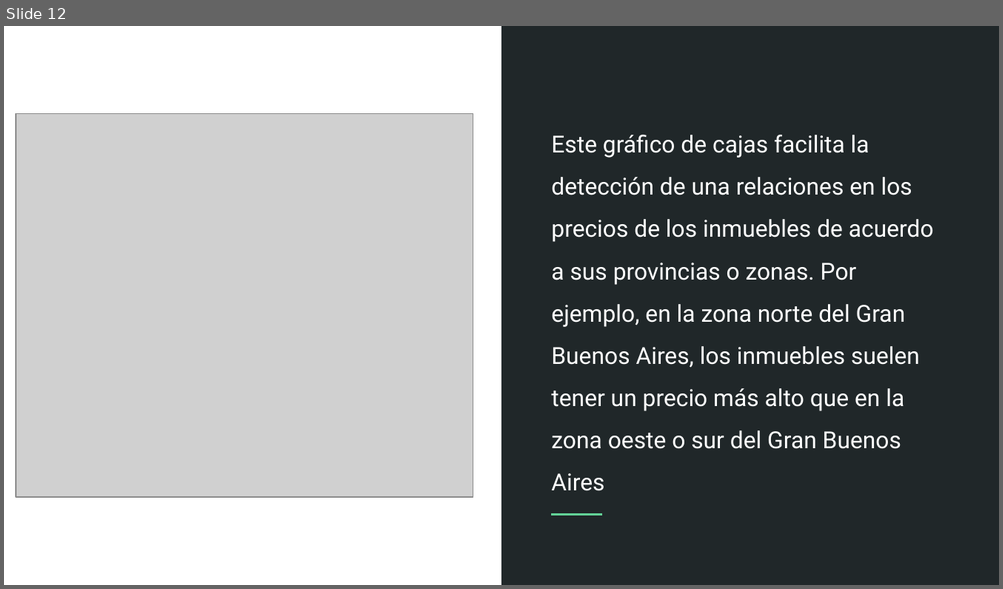
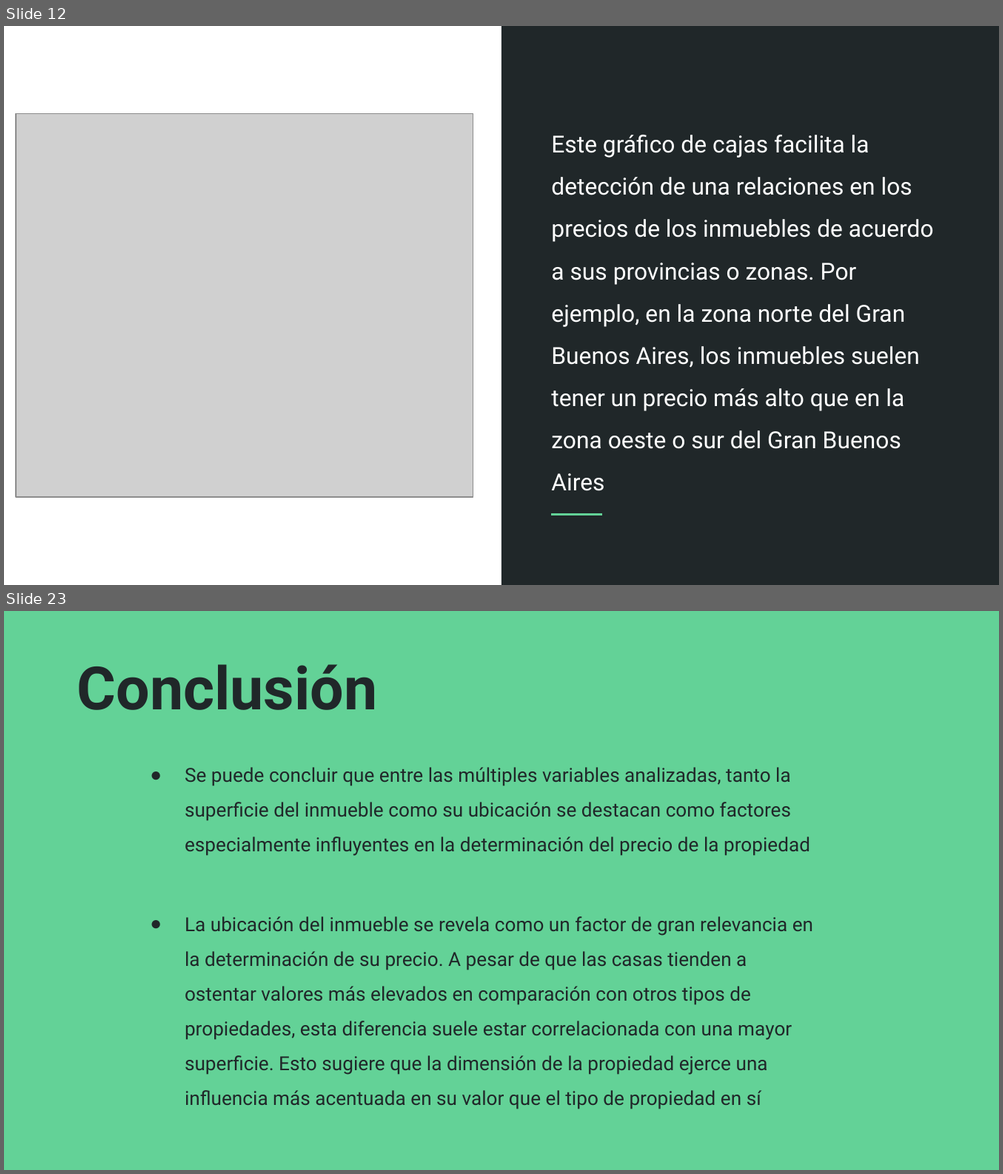
Before and after one commit to marcoavillani/argprops, a slide deck: Predicción de Precios Inmobiliarios.pptx. Shown one above the other, each under a label of ours: slide 12 before the commit, slides 12 and 23 after it; the slides between them are not shown. The pictures are 1003x589 and 1003x1174 pixels, drawn with LibreOffice and Linux fonts; fonts in the diff are those of the drawing; grey boxes stand for pictures. Boxes give left, top, right and bottom in pixels: in the first picture for what was removed or moved away, otherwise in the second. Text is boxed around its words. In the diff, an @@ line names an element or a change of style, - is before the commit and + after.

```diff
--- a/Predicción de Precios Inmobiliarios.pptx
+++ b/Predicción de Precios Inmobiliarios.pptx
@@ slide 23 added at [4,611,999,1170], background #63D297 @@
@@ title added at [77,664,378,710], 43.2 pt, text #202729, bold @@
+Conclusión
@@ text added at [185,767,810,856], 14 pt, text #202729 @@
+● Se puede concluir que entre las múltiples variables analizadas, tanto la superficie del inmueble como su ubicación se destacan como factores especialmente influyentes en la determinación del precio de la propiedad
@@ text added at [185,917,813,1110], 14 pt, text #202729 @@
+● La ubicación del inmueble se revela como un factor de gran relevancia en la determinación de su precio. A pesar de que las casas tienden a ostentar valores más elevados en comparación con otros tipos de propiedades, esta diferencia suele estar correlacionada con una mayor superficie. Esto sugiere que la dimensión de la propiedad ejerce una influencia más acentuada en su valor que el tipo de propiedad en sí
```
Also in this commit, not shown: 1 slide changed, 10 other slides added, 1 slide removed, 1 other file.
